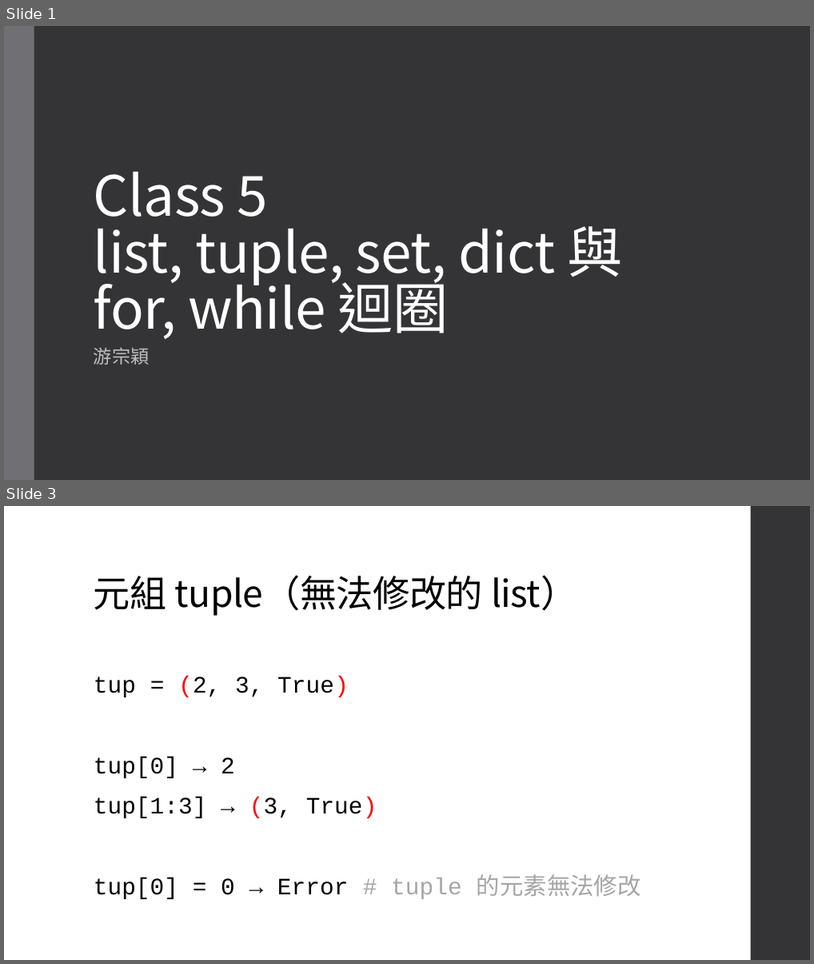
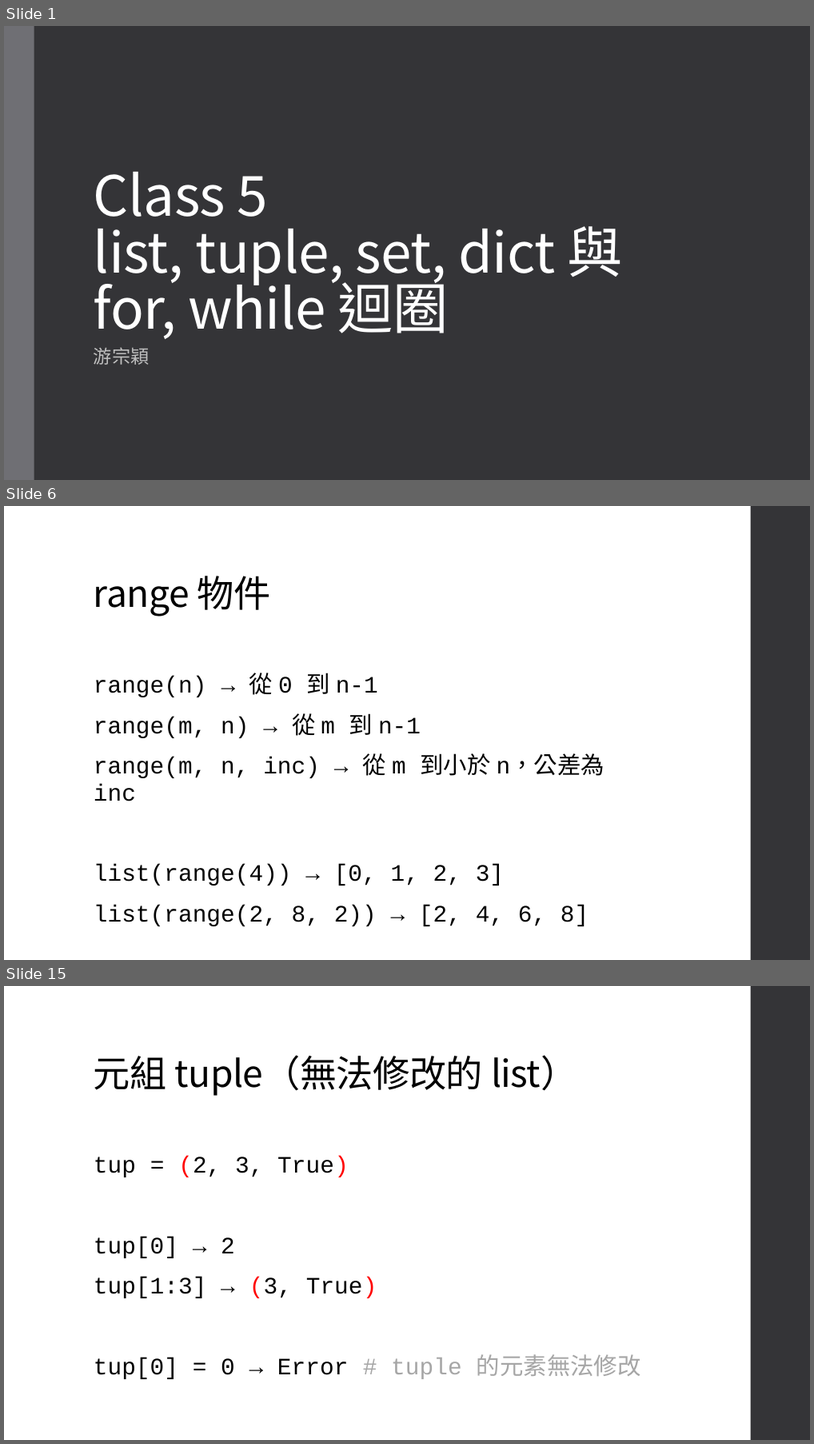
Before and after one commit to an920107/ServiceLearning, a slide deck: Class 5.pptx. Shown one above the other, each under a label of ours: slides 1 and 3 before the commit, slides 1, 6 and 15 after it; the slides between them are not shown. The pictures are 814x964 and 814x1444 pixels, drawn with LibreOffice and Linux fonts; fonts in the diff are those of the drawing. Boxes give left, top, right and bottom in pixels: in the first picture for what was removed or moved away, otherwise in the second. Text is boxed around its words. In the diff, an @@ line names an element or a change of style, - is before the commit and + after.

```diff
--- a/Class 5.pptx
+++ b/Class 5.pptx
@@ slide 6 added at [4,506,810,960], background #FFFFFF; not listed: 1 template element that a slide beside it also shows @@
@@ title added at [94,576,271,616], 44 pt, text #000000 @@
+range 物件
@@ text added at [94,672,605,926], 28 pt, text #000000 @@
+range(n) → 從 0 到 n-1
+range(m, n) → 從 m 到 n-1
+range(m, n, inc) → 從 m 到小於 n，公差為 inc
+list(range(4)) → [0, 1, 2, 3]
+list(range(2, 8, 2)) → [2, 4, 6, 8]
@@ what was slide 3 is now slide 15 @@
```
Also in this commit, not shown: 2 slides changed, 13 other slides added.
